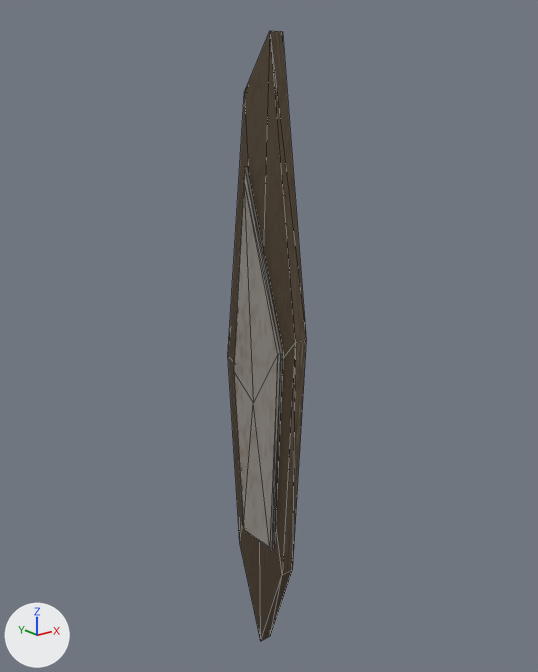
An edit to the glTF model hollow-reign/assets/models/witness/gnomon_vane.glb, drawn before and after from the same camera.
One viewpoint serves both versions: a camera (50 mm lens) standing at (-0.211, -0.271, 0.228) and looking at (0.005, -0.001, 0.12). Lighting does not change. The marker at lower left points along +X, +Y and +Z. The older version comes first. Mesh edges are drawn as thin lines. Vertices at exactly the same position are counted once.

Before the edit, the objects in view are built like this:
```python
ob_gnomon_vane = bpy.data.objects.new('gnomon_vane', me_gnomon_vane)
ob_gnomon_vane.location = (0.0, 0.0, 0.0)
```
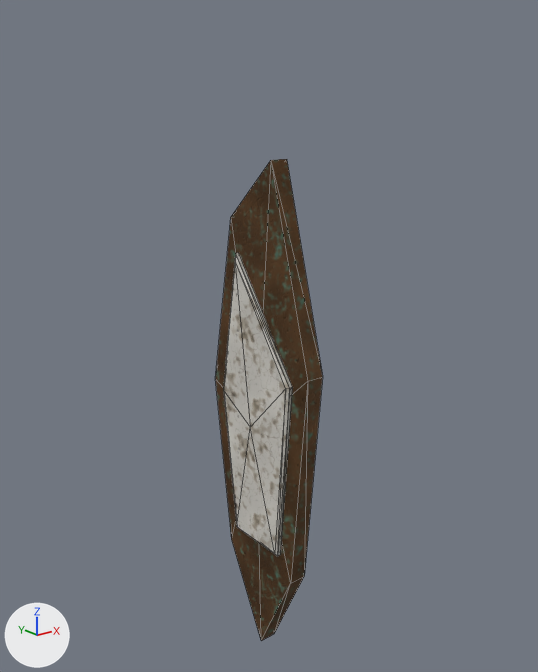
Diff of the bpy script that builds the scene:
```diff
--- a/hollow-reign/assets/models/witness/gnomon_vane.glb.py
+++ b/hollow-reign/assets/models/witness/gnomon_vane.glb.py
@@ img_relic_bone_a_png @@
+img_relic_bone_a_png = load_image('relic_bone_a.png', 'tex/relic_bone_a.png', 256, 256, 'sRGB')
@@ img_relic_bone_orm_png @@
+img_relic_bone_orm_png = load_image('relic_bone_orm.png', 'tex/relic_bone_orm.png', 256, 256, 'Non-Color')
@@ img_relic_bone_n_png @@
+img_relic_bone_n_png = load_image('relic_bone_n.png', 'tex/relic_bone_n.png', 256, 256, 'Non-Color')
@@ mat_bone @@
 n2 = _N.new('ShaderNodeMix'); n2.name = 'Mix'
 n2.inputs[0].default_value = 1.0  # 'Factor'
-n2.inputs[7].default_value = (0.86, 0.8, 0.69, 1.0)  # 'B', pale yellow #efe7d8
+n2.inputs[7].default_value = (0.92, 0.89, 0.82, 1.0)  # 'B', white #f6f2ea
 n3 = _N.new('ShaderNodeTexImage'); n3.name = 'Image Texture'
-n3.image = img_worn_a_png
+n3.image = img_relic_bone_a_png
 n4 = _N.new('ShaderNodeMath'); n4.name = 'Math'
@@ mat_bone @@
 n6 = _N.new('ShaderNodeTexImage'); n6.name = 'Image Texture.001'
-n6.image = img_matte_orm_png
+n6.image = img_relic_bone_orm_png
 n7 = _N.new('ShaderNodeNormalMap'); n7.name = 'Normal Map'
@@ mat_bone @@
 n8 = _N.new('ShaderNodeTexImage'); n8.name = 'Image Texture.002'
-n8.image = img_worn_n_png
+n8.image = img_relic_bone_n_png
 _L.new(n0.outputs[0], n1.inputs[0])  # 'BSDF' to 'Surface'
@@ me_gnomon_vane @@
 # used by ob_gnomon_vane; location = (0.0, 0.0, 0.0)
-me_gnomon_vane.from_pydata(...)  # 50 vertices, 88 faces; spans x -0.006..0.006, y -0.03..0.022, z -0.052..0.256
+me_gnomon_vane.from_pydata(...)  # 50 vertices, 88 faces; spans x -0.007..0.007, y -0.04..0.032, z -0.05..0.204
+# me_gnomon_vane part 1: 50 of 50 vertices moved; they spanned x -0.006..0.006, y -0.03..0.022, z -0.052..0.256 and now span x -0.007..0.007, y -0.04..0.032, z -0.05..0.204; mean shift (0.0, 0.001, -0.015)
 me_gnomon_vane.materials.append(mat_bone)
```

What differs and where, as boxes [x1, y1, x2, y2] in the pictures (538 x 672 px):
'gnomon_vane', surface changed, reshaped (38% wider, 21% shorter): before [228, 30, 306, 641]; after [215, 159, 323, 641]
